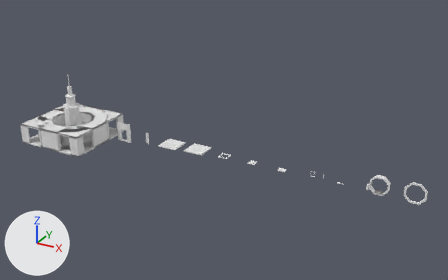
Before and after pictures for a commit that changed the Blender file BlenderWork/Interior_Kit.blend.
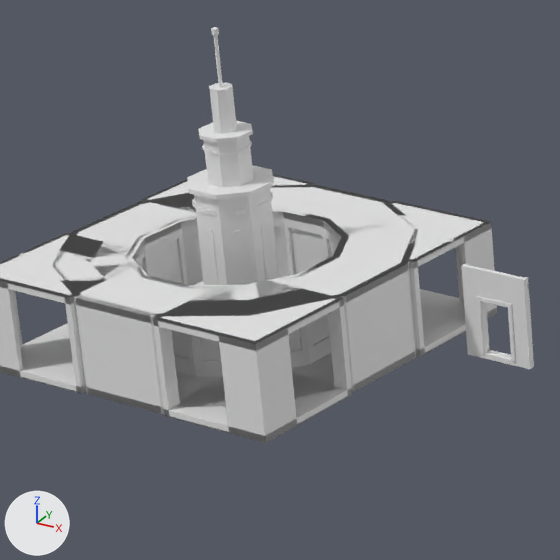
Old and new are each drawn whole from a 50 mm lens placed at (81.9, -94.7, 50.7), pointed at (31.1, -2.3, 4.5) and again close up on the part from 6% to 30% of the width and 25% to 64% of the height. Lighting does not change. The marker at lower left points along +X, +Y and +Z. The last two pictures show the newer version.

Names of what the first close-up shows: 'INT_Core_Glass', 'INT_Core_Shell', 'INT_Core_Tower', 'KIT_WallDoor'.
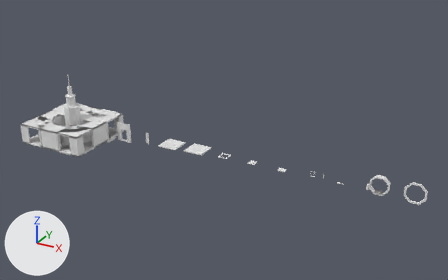
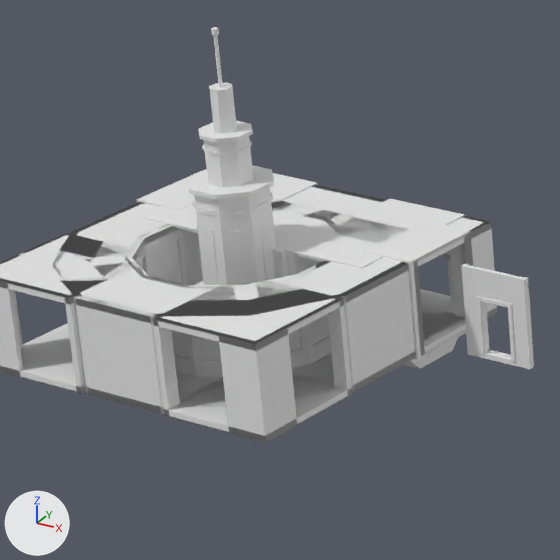
What changed in the scene script:
```text
Add me_int_habitat_shell_002:
    me_int_habitat_shell_002.from_pydata(...)  # 677 vertices, 1248 faces; spans x -11.4..3.4, y -3.6..3.4, z -2.6..2.68
    # faces by material slot: [984, 132, 84, 48]
    me_int_habitat_shell_002.materials.append(mat_hull)  # white #e7e7e7
    me_int_habitat_shell_002.materials.append(mat_accent)  # white #e7e7e7
    me_int_habitat_shell_002.materials.append(mat_light)  # white #e7e7e7
    me_int_habitat_shell_002.materials.append(mat_hulldark)  # white #e7e7e7
Add ob_int_habitat_shell:
    ob_int_habitat_shell = bpy.data.objects.new('INT_Habitat_Shell', me_int_habitat_shell_002)
    ob_int_habitat_shell.location = (0.0, 0.0, 0.0)
```

Where the change shows, as pixel boxes [x1, y1, x2, y2] in the close-ups (560 x 560 px):
'INT_Habitat_Shell', added: after [137, 171, 473, 369]
    faces in mat_hull (white #e7e7e7): [137, 171, 473, 369]
